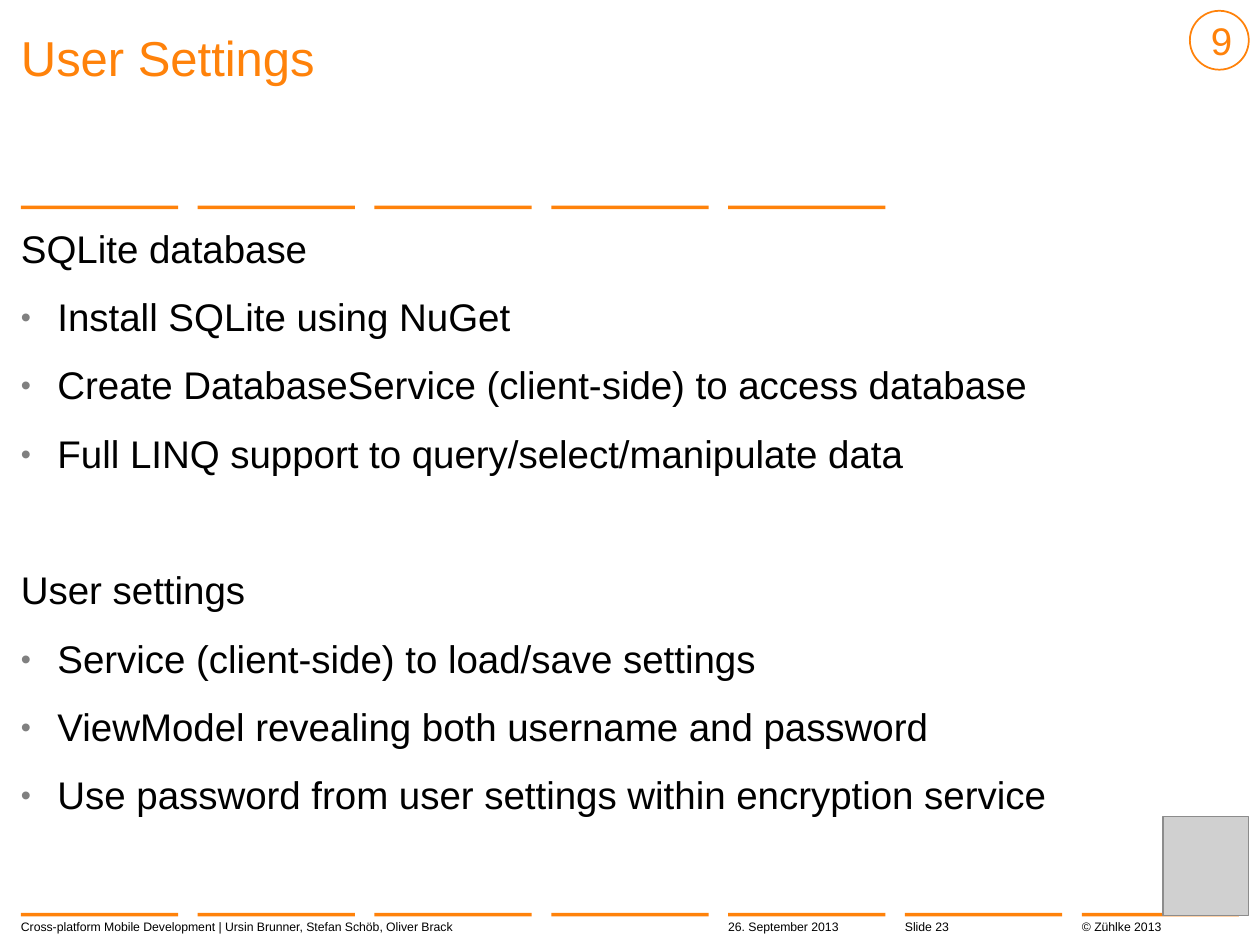
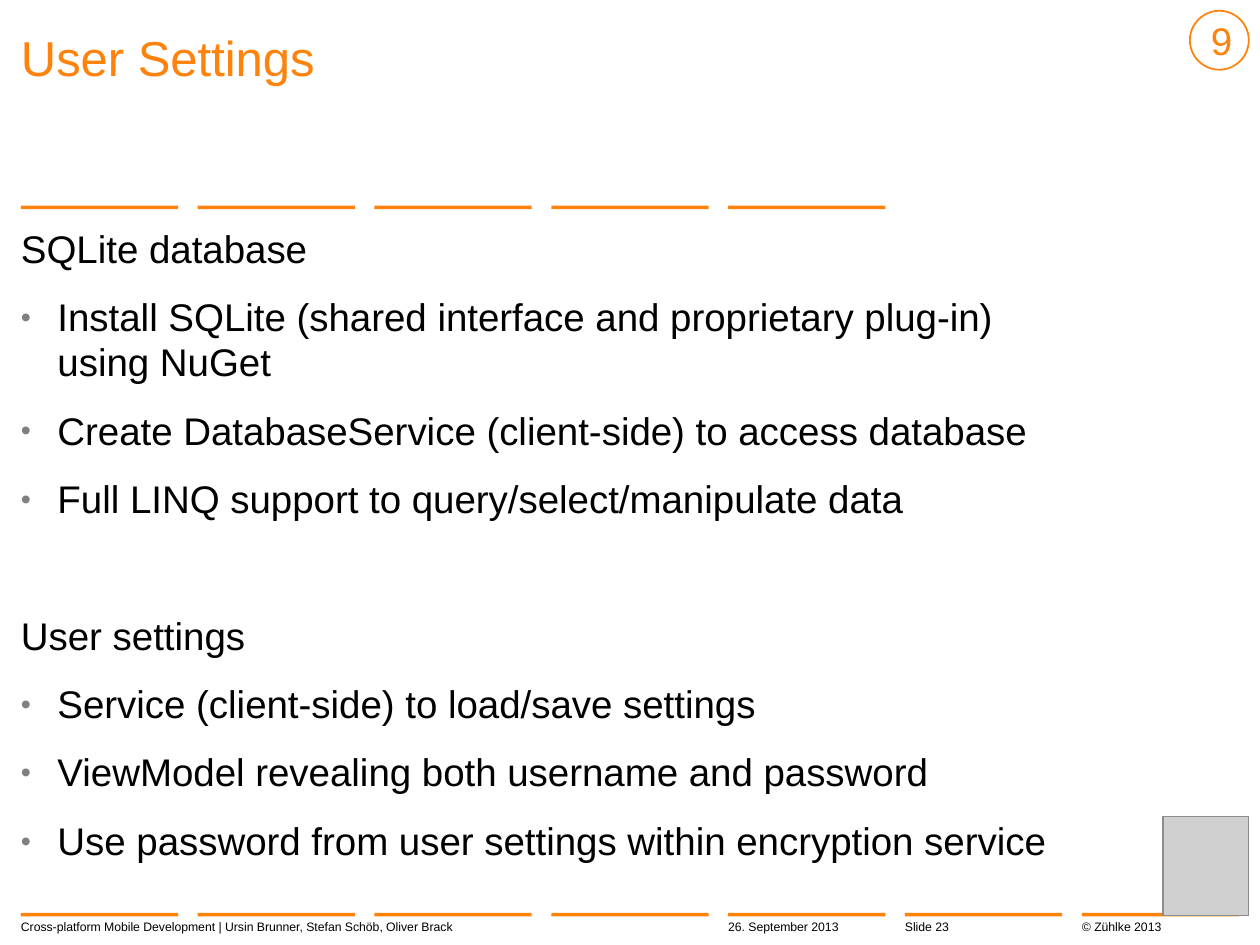
Before and after one commit to brunnurs/zxm, a slide deck: slide 23 of docs/13-09-26 Cross-platform mobile development with C#.pptx. Drawn at 1260x945 pixels with LibreOffice and Linux fonts; fonts in the diff are those of the drawing; grey boxes stand for pictures; background and template pictures are left out. Boxes give left, top, right and bottom in pixels: in the first picture for what was removed or moved away, otherwise in the second. Text is boxed around its words. In the diff, an @@ line names an element or a change of style, - is before the commit and + after.

```diff
--- a/docs/13-09-26 Cross-platform mobile development with C#.pptx
+++ b/docs/13-09-26 Cross-platform mobile development with C#.pptx
@@ text at box(57, 303, 992, 384): text changed @@
-  • Install SQLite using NuGet
+  • Install SQLite (shared interface and proprietary plug-in)
+    using NuGet
```
Also in this commit, not shown: 10 other slides changed.
